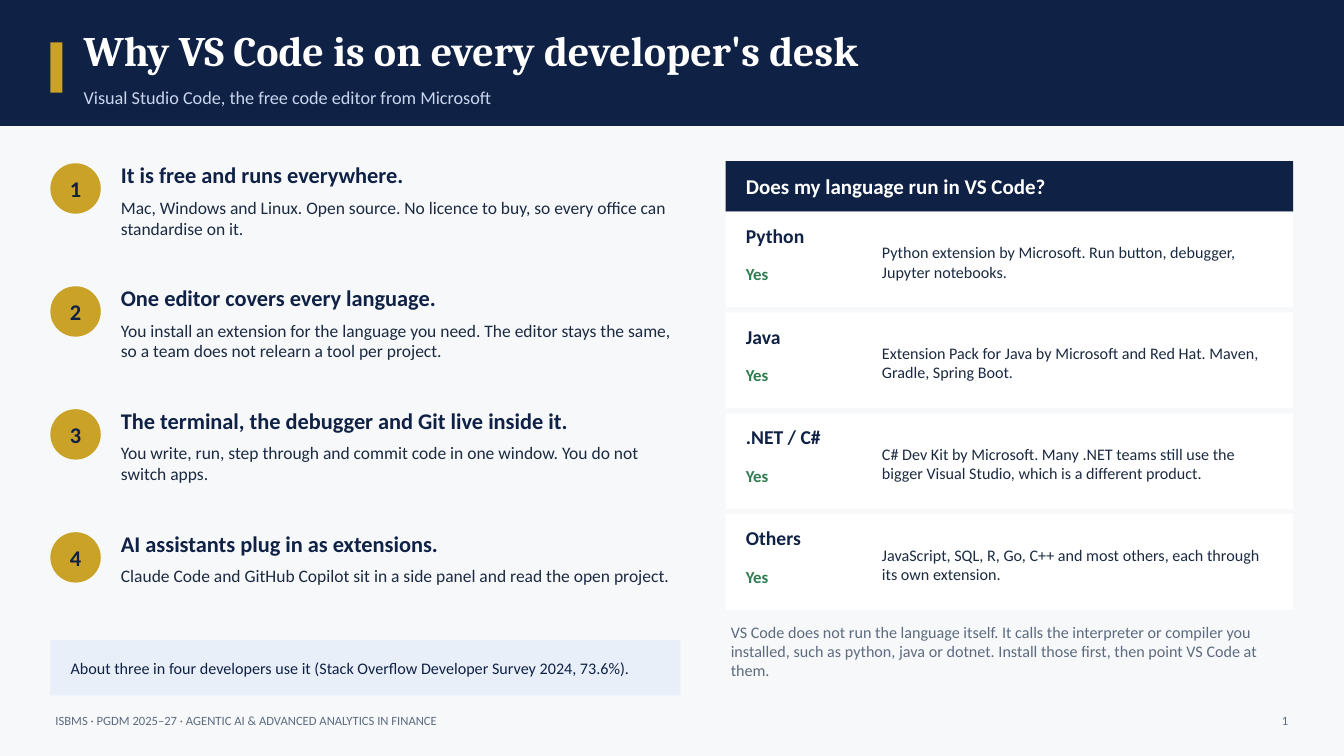
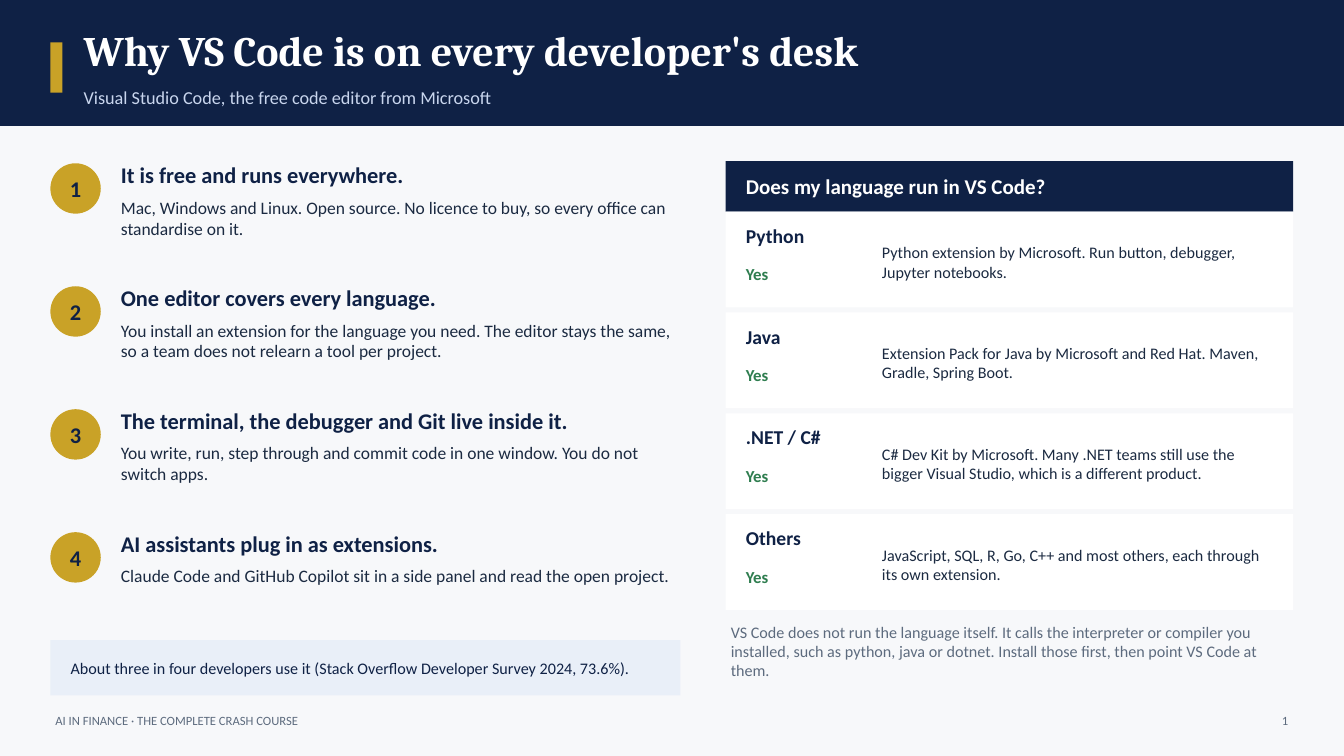
Before and after one commit to tejasgjadhav/tejasgjadhav.github.io, a slide deck: slide 1 of AIFinanceCrashcourse/slides/Module-05-VS-Code-Intro-and-Demo.pptx. Drawn at 1344x756 pixels with LibreOffice and Linux fonts; fonts in the diff are those of the drawing. Boxes give left, top, right and bottom in pixels: in the first picture for what was removed or moved away, otherwise in the second. Text is boxed around its words. In the diff, an @@ line names an element or a change of style, - is before the commit and + after.

```diff
--- a/AIFinanceCrashcourse/slides/Module-05-VS-Code-Intro-and-Demo.pptx
+++ b/AIFinanceCrashcourse/slides/Module-05-VS-Code-Intro-and-Demo.pptx
@@ text at <box>55,717,298,725</box>: text changed @@
-ISBMS · PGDM 2025–27 · AGENTIC AI & ADVANCED ANALYTICS IN FINANCE
+AI IN FINANCE · THE COMPLETE CRASH COURSE
```
Also in this commit, not shown: 1 other slide changed, 11 other files.
